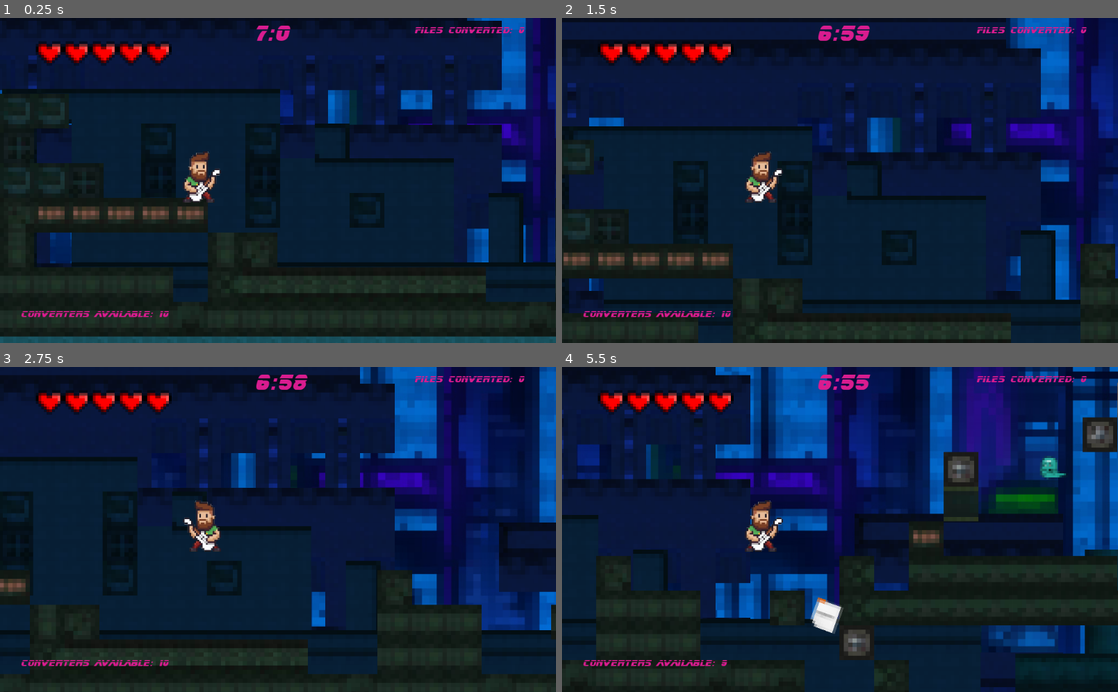
Above: before the commit, frames 1-4 (two rows, left to right).
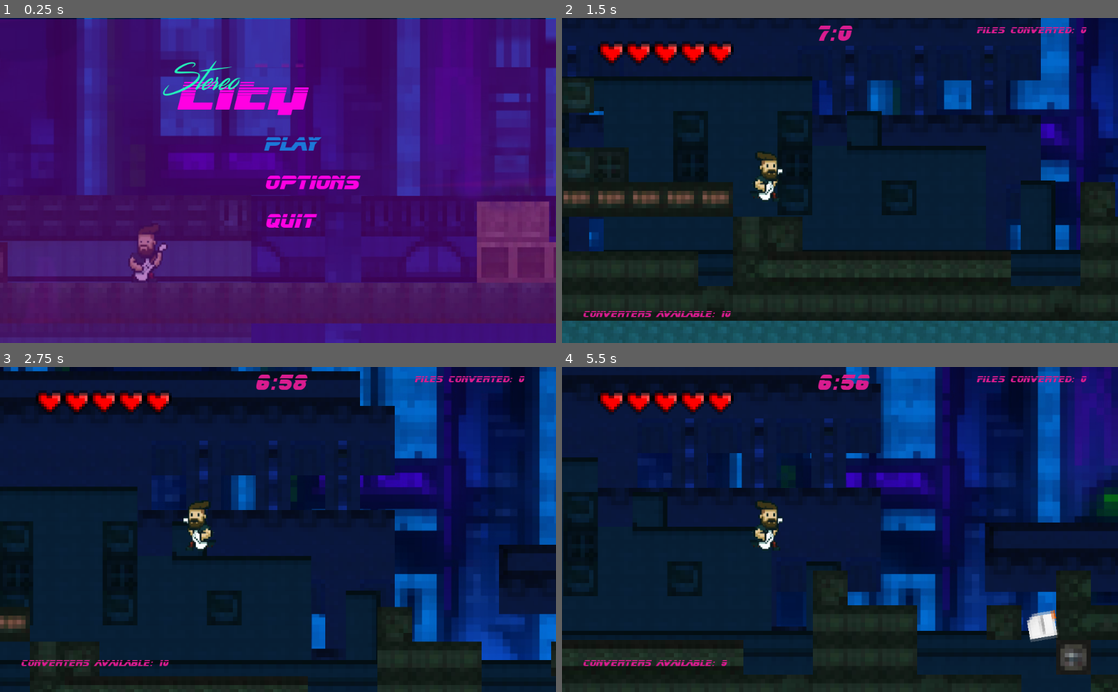
Above: after the commit, the same moments.

Repository: jsdev4/TDPV_PROG3__TP05
Game: Godot game, scene res://Mainmenu.tscn
The game is run twice, just before and just after one commit, with the same random seed, the same clock (stepped at 60 frames per second) and the same inputs. Before the commit the project starts from res://level0_demo.tscn.
Inputs:
- Up to frame 1 (0.25 s): no input
- Up to frame 2 (1.5 s): tap Enter (Confirm) at 0.5 s; hold Enter (Confirm) 0.53-1.28 s; hold Right (move_right) from 0.53 s (still down); tap Space (jump) at 0.77, 0.8, 1.07, 1.35 s
- Up to frame 3 (2.75 s): tap Space (jump) at 1.52, 1.82, 2.3 s; tap Enter (Confirm) at 1.55 s; release Right (move_right) at 2.03 s; hold Left (move_left) from 2.03 s (still down); hold Enter (Confirm) from 2.03 s (still down)
- Up to frame 4 (5.5 s): release Left (move_left) at 2.78 s; release Enter (Confirm) at 2.78 s; hold Right (move_right) 2.78-4.28 s; tap Ctrl (fire) at 2.85 s; tap Space (jump) at 3.02, 3.32, 3.77, 3.8, 4.07, 4.35, 4.52, 4.82, 5.3 s; tap Enter (Confirm) at 3.05, 4.55 s; hold Enter (Confirm) 3.53-4.28 s; hold Left (move_left) 4.28-5.03 s; hold Right (move_right) from 5.03 s (still down); hold Enter (Confirm) from 5.03 s (still down)

The runs differ from the first frame. In frame 1, 100% of the frame differs, in the area x 0-100%, y 0-100%; in frame 2, 36%; in frame 3, 22%; in frame 4, 52%.

Commit message:
Added Music
Added the music and the rest of sound effects

Diff:
--- /dev/null
+++ b/TDPV_PROG3_GIL_FARELLO_JUAN_CARLOS_TPFINAL/Mainmenu.tscn
@@ -0,0 +1,96 @@
+[gd_scene load_steps=13 format=2]
+
+[ext_resource path="res://Scripts/MainMenu/mainmenu_script.gd" type="Script" id=1]
+[ext_resource path="res://Assets/Images/bakcground_main_menu.jpg" type="Texture" id=2]
+[ext_resource path="res://Assets/Images/background_for_pause.png" type="Texture" id=3]
+[ext_resource path="res://Assets/Fonts/turbochargehalfital.ttf" type="DynamicFontData" id=4]
+[ext_resource path="res://Assets/Fonts/Streamster.ttf" type="DynamicFontData" id=5]
+[ext_resource path="res://Assets/Fonts/BLADRMF_.TTF" type="DynamicFontData" id=6]
+[ext_resource path="res://Assets/Music/109_-_Abuse_-_DOS_-_Music_8.ogg" type="AudioStream" id=7]
+
+[sub_resource type="DynamicFont" id=1]
+size = 90
+font_data = ExtResource( 4 )
+
+[sub_resource type="DynamicFont" id=2]
+size = 60
+font_data = ExtResource( 5 )
+
+[sub_resource type="DynamicFont" id=3]
+size = 36
+font_data = ExtResource( 6 )
+
+[sub_resource type="DynamicFont" id=4]
+size = 36
+font_data = ExtResource( 6 )
+
+[sub_resource type="DynamicFont" id=5]
+size = 36
+font_data = ExtResource( 6 )
+
+[node name="Node2D" type="Node2D"]
+script = ExtResource( 1 )
+
+[node name="Sprite" type="Sprite" parent="."]
+
+[node name="bakcground_main_menu" type="Sprite" parent="Sprite"]
+position = Vector2( 509.945, 300.856 )
+scale = Vector2( 0.753625, 0.782618 )
+texture = ExtResource( 2 )
+
+[node name="Sprite2" type="Sprite" parent="Sprite"]
+modulate = Color( 1, 0, 0.843137, 1 )
+self_modulate = Color( 1, 0, 0.843137, 1 )
+position = Vector2( 510.715, 305.023 )
+scale = Vector2( 4.02853, 2.36661 )
+texture = ExtResource( 3 )
+
+[node name="GameTitle02" type="Label" parent="."]
+margin_left = 323.444
+margin_top = 102.805
+margin_right = 568.444
+margin_bottom = 239.805
+custom_fonts/font = SubResource( 1 )
+custom_colors/font_color = Color( 1, 0, 0.890196, 1 )
+text = "City"
+
+[node name="GameTitle" type="Label" parent="."]
+margin_left = 304.474
+margin_top = 65.069
+margin_right = 589.474
+margin_bottom = 237.069
+custom_fonts/font = SubResource( 2 )
+custom_colors/font_color = Color( 0.141176, 0.972549, 0.737255, 1 )
+text = "Stereo"
+
+[node name="Play" type="Label" parent="."]
+margin_left = 485.298
+margin_top = 212.877
+margin_right = 660.298
+margin_bottom = 275.878
+custom_fonts/font = SubResource( 3 )
+custom_colors/font_color = Color( 1, 0, 0.890196, 1 )
+text = "Play"
+
+[node name="Options" type="Label" parent="."]
+margin_left = 487.797
+margin_top = 283.884
+margin_right = 662.797
+margin_bottom = 337.884
+custom_fonts/font = SubResource( 4 )
+custom_colors/font_color = Color( 1, 0, 0.890196, 1 )
+text = "Options"
+
+[node name="Quit" type="Label" parent="."]
+margin_left = 488.555
+margin_top = 354.935
+margin_right = 580.555
+margin_bottom = 395.935
+custom_fonts/font = SubResource( 5 )
+custom_colors/font_color = Color( 1, 0, 0.890196, 1 )
+text = "Quit"
+
+[node name="AudioStreamPlayer" type="AudioStreamPlayer" parent="."]
+stream = ExtResource( 7 )
+volume_db = -5.0
+autoplay = true
--- a/TDPV_PROG3_GIL_FARELLO_JUAN_CARLOS_TPFINAL/Player.tscn
+++ b/TDPV_PROG3_GIL_FARELLO_JUAN_CARLOS_TPFINAL/Player.tscn
@@ -1,16 +1,17 @@
-[gd_scene load_steps=16 format=2]
+[gd_scene load_steps=20 format=2]
 
 [ext_resource path="res://Shaders/player_hitted.shader" type="Shader" id=1]
 [ext_resource path="res://Scripts/Player/Player.gd" type="Script" id=2]
 [ext_resource path="res://FileConverters/FileConverters.tscn" type="PackedScene" id=3]
-[ext_resource path="res://Assets/Images/dummy_for_test.png" type="Texture" id=4]
-[ext_resource path="res://Assets/Images/file_converter0.png" type="Texture" id=5]
-[ext_resource path="res://Assets/Sound/pla_step2.wav" type="AudioStream" id=6]
-[ext_resource path="res://Assets/Sound/gun_idle1.wav" type="AudioStream" id=7]
-[ext_resource path="res://Assets/Sound/wep_noammo.wav" type="AudioStream" id=8]
-[ext_resource path="res://Assets/Sound/pla_jump1.wav" type="AudioStream" id=9]
-[ext_resource path="res://Assets/Sound/pla_step1.wav" type="AudioStream" id=10]
-[ext_resource path="res://Assets/Sound/tnk_pain.wav" type="AudioStream" id=11]
+[ext_resource path="res://GUI/Lifes.tscn" type="PackedScene" id=4]
+[ext_resource path="res://Assets/Images/dummy_for_test.png" type="Texture" id=5]
+[ext_resource path="res://Assets/Images/file_converter0.png" type="Texture" id=6]
+[ext_resource path="res://Assets/Sound/pla_step2.wav" type="AudioStream" id=7]
+[ext_resource path="res://Assets/Sound/gun_idle1.wav" type="AudioStream" id=8]
+[ext_resource path="res://Assets/Sound/wep_noammo.wav" type="AudioStream" id=9]
+[ext_resource path="res://Assets/Sound/pla_jump1.wav" type="AudioStream" id=10]
+[ext_resource path="res://Assets/Sound/pla_step1.wav" type="AudioStream" id=11]
+[ext_resource path="res://Assets/Sound/tnk_pain.wav" type="AudioStream" id=12]
 
 [sub_resource type="ShaderMaterial" id=1]
 shader = ExtResource( 1 )
@@ -44,6 +45,56 @@
 scale = 0.2
 scale_random = 0.66
 
+[sub_resource type="Animation" id=5]
+resource_name = "Idle"
+length = 1.2
+loop = true
+tracks/0/type = "value"
+tracks/0/path = NodePath("Sprite:frame")
+tracks/0/interp = 1
+tracks/0/loop_wrap = true
+tracks/0/imported = false
+tracks/0/enabled = true
+tracks/0/keys = {
+"times": PoolRealArray( 0, 0.3, 0.5, 0.8 ),
+"transitions": PoolRealArray( 1, 1, 1, 1 ),
+"update": 1,
+"values": [ 0, 1, 2, 3 ]
+}
+
+[sub_resource type="Animation" id=6]
+resource_name = "Jumping"
+length = 0.3
+loop = true
+tracks/0/type = "value"
+tracks/0/path = NodePath("Sprite:frame")
+tracks/0/interp = 1
+tracks/0/loop_wrap = true
+tracks/0/imported = false
+tracks/0/enabled = true
+tracks/0/keys = {
+"times": PoolRealArray( 0 ),
+"transitions": PoolRealArray( 1 ),
+"update": 1,
+"values": [ 8 ]
+}
+
+[sub_resource type="Animation" id=7]
+length = 0.5
+loop = true
+tracks/0/type = "value"
+tracks/0/path = NodePath("Sprite:frame")
+tracks/0/interp = 1
+tracks/0/loop_wrap = true
+tracks/0/imported = false
+tracks/0/enabled = true
+tracks/0/keys = {
+"times": PoolRealArray( 0, 0.1, 0.3 ),
+"transitions": PoolRealArray( 1, 1, 1 ),
+"update": 1,
+"values": [ 5, 6, 7 ]
+}
+
 [node name="Player" type="KinematicBody2D" groups=[
 "Player",
 ]]
@@ -52,21 +103,25 @@
 script = ExtResource( 2 )
 GRAVITY = 250.0
 WALK_FORCE = 150.0
-WALK_MIN_SPEED = 150.0
-WALK_MAX_SPEED = 230.0
+WALK_MIN_SPEED = 100.0
+WALK_MAX_SPEED = 350.0
 JUMP_SPEED = 300.0
 JUMP_MAX_AIRBORNE_TIME = 0.5
 file_converter = ExtResource( 3 )
+lifes_to_show = ExtResource( 4 )
+
+[node name="Camera2D" type="Camera2D" parent="."]
+position = Vector2( 153.657, 20.0422 )
+current = true
 
 [node name="Sprite" type="Sprite" parent="."]
 material = SubResource( 2 )
 position = Vector2( 13.5623, 13.9138 )
 scale = Vector2( 0.319704, 0.327428 )
-texture = ExtResource( 4 )
-
-[node name="Camera2D" type="Camera2D" parent="."]
-position = Vector2( 153.657, 20.0422 )
-current = true
+texture = ExtResource( 5 )
+vframes = 3
+hframes = 4
+frame = 6
 
 [node name="Position2D" type="Position2D" parent="."]
 position = Vector2( 71.447, -8.29916 )
@@ -88,25 +143,30 @@
 randomness = 1.0
 draw_order = 1
 process_material = SubResource( 4 )
-texture = ExtResource( 5 )
+texture = ExtResource( 6 )
 
 [node name="AudioStreamPlayer" type="AudioStreamPlayer" parent="."]
-stream = ExtResource( 6 )
+stream = ExtResource( 7 )
 
 [node name="FireSound" type="AudioStreamPlayer" parent="."]
-stream = ExtResource( 7 )
+stream = ExtResource( 8 )
 
 [node name="NoFireSound" type="AudioStreamPlayer" parent="."]
-stream = ExtResource( 8 )
+stream = ExtResource( 9 )
 
 [node name="JumpSound" type="AudioStreamPlayer" parent="."]
-stream = ExtResource( 9 )
+stream = ExtResource( 10 )
 
 [node name="OnGroundStep" type="AudioStreamPlayer" parent="."]
-stream = ExtResource( 10 )
+stream = ExtResource( 11 )
 
 [node name="Hitted" type="AudioStreamPlayer" parent="."]
-stream = ExtResource( 11 )
+stream = ExtResource( 12 )
 
 [node name="Listener" type="Listener" parent="."]
 current = true
+
+[node name="AnimationPlayer" type="AnimationPlayer" parent="."]
+anims/Idle = SubResource( 5 )
+anims/Jumping = SubResource( 6 )
+anims/Running = SubResource( 7 )
--- a/TDPV_PROG3_GIL_FARELLO_JUAN_CARLOS_TPFINAL/Scripts/MainAndNavigation/main_script.gd
+++ b/TDPV_PROG3_GIL_FARELLO_JUAN_CARLOS_TPFINAL/Scripts/MainAndNavigation/main_script.gd
@@ -37,7 +37,7 @@
 				get_tree().get_nodes_in_group("MenuLabel")[1].add_color_override("font_color", Color(0.85,0.11,0.56,1))
 	if  finished==true:
 		if Input.is_action_pressed("ConfirmChangeScene"):
-				pass
+				get_tree().change_scene("res://Mainmenu.tscn")
 			#from here connects another scene
 	if is_outatime==false&&finished==false:
 
@@ -66,7 +66,7 @@
 			if option2==1:
 				get_tree().get_nodes_in_group("MenuLabel")[1].add_color_override("font_color", Color(0.11,0.47,0.85,1))
 				if Input.is_action_pressed("Confirm"):
-					pass
+					get_tree().change_scene("res://Mainmenu.tscn")
 				#from here back to main menu#
 				if Input.is_action_pressed("menuUP"):
 					option2=0
--- /dev/null
+++ b/TDPV_PROG3_GIL_FARELLO_JUAN_CARLOS_TPFINAL/Scripts/MainMenu/mainmenu_script.gd
@@ -0,0 +1,48 @@
+extends Node
+
+var option
+var timer
+func _ready():
+	option=0
+	timer=0
+
+func _process(delta):
+	timer+=delta
+	if option==0:
+		get_node("Play").add_color_override("font_color", Color(0.11,0.47,0.85,1))
+		if Input.is_action_pressed("menuDown"):
+			pass
+		if Input.is_action_just_released("menuDown"):
+			option=1
+			timer=0
+			get_node("Play").add_color_override("font_color", Color(0.85,0.11,0.56,1))
+	if option==1:
+		get_node("Options").add_color_override("font_color", Color(0.11,0.47,0.85,1))
+		if Input.is_action_pressed("menuUP"):
+			pass
+		if Input.is_action_just_released("menuUP"):
+			option=0
+			get_node("Options").add_color_override("font_color", Color(0.85,0.11,0.56,1))
+		if Input.is_action_pressed("menuDown"):
+			pass
+		if Input.is_action_just_released("menuDown")&&timer>0.2:
+			option=2
+			timer+=delta
+			get_node("Options").add_color_override("font_color", Color(0.85,0.11,0.56,1))
+
+	if option==2:
+		get_node("Quit").add_color_override("font_color", Color(0.11,0.47,0.85,1))
+		if Input.is_action_pressed("menuUP"):
+			pass
+		if Input.is_action_just_released("menuUP"):
+			option=1
+			get_node("Quit").add_color_override("font_color", Color(0.85,0.11,0.56,1))
+func _input(event):
+	if option==0:
+		if event.is_action_pressed("Confirm"):
+			get_tree().change_scene("res://level0_demo.tscn")
+	if option==1:
+		pass
+	if option==2:
+		if event.is_action_pressed("Confirm"):
+			get_tree().quit()
--- a/TDPV_PROG3_GIL_FARELLO_JUAN_CARLOS_TPFINAL/Scripts/Player/Player.gd
+++ b/TDPV_PROG3_GIL_FARELLO_JUAN_CARLOS_TPFINAL/Scripts/Player/Player.gd
@@ -31,6 +31,8 @@
 var play_jump_sound
 var play_walking_sound
 var can_play_walking_sound
+
+
 func _ready():
 	flipped.y=0
 	can_fire=true
@@ -41,6 +43,7 @@
 	timer_for_can_fire=0
 	files_converted=0
 	emit_signal("draw")
+
 	files_availables_to_show=connect("number_of_files",get_node("../GUI/FilesAvailable"),"decrease_files_available")
 	files_availables_to_show_reload=connect("number_of_files_increase",get_node("../GUI/FilesAvailable"),"increase_files_available")
 
@@ -57,29 +60,27 @@
 	var walk_right = Input.is_action_pressed("move_right")
 	var jump = Input.is_action_just_pressed("jump")
 	var fire=Input.is_action_just_released("fire")
-#	var animation
 	var sprite
+	var animation
 	var stop = true
-	#var material=get_node("Sprite").get_material()
-
+	sprite= get_node("Sprite")
+	animation=get_node("AnimationPlayer")
 	if hitted==true:
 		$Particles2D.emitting=true
-
 	if hitted==false:
 		$Particles2D.emitting=false
 
 	if lifes==0:
 		restart=get_tree().reload_current_scene()
-#	animation=get_node("AnimationPlayer")
-	sprite= get_node("Sprite")
+
 
 	if (walk_left):
 		stop = false
 		flipped.x=-10
 		sprite.flip_h=true
 		can_play_walking_sound=true
-		#if(animation.is_playing()&&stop==false):
-		#		animation.play("Running")
+		if(animation.is_playing()&&stop==false):
+			animation.play("Running")
 		if (velocity.x <= WALK_MIN_SPEED and velocity.x > -WALK_MAX_SPEED):
 			force.x -= WALK_FORCE
 	elif (walk_right):
@@ -89,8 +90,8 @@
 		can_play_walking_sound=true
 		if (velocity.x >= -WALK_MIN_SPEED and velocity.x < WALK_MAX_SPEED):
 			force.x += WALK_FORCE
-			#if(animation.is_playing()&&stop==false):
-			#	animation.play("Running")
+			if(animation.is_playing()&&stop==false):
+				animation.play("Running")
 
 	if (stop):
 		var vsign = sign(velocity.x)
@@ -100,8 +101,7 @@
 			vlen = 0
 		velocity.x = vlen*vsign
 		can_play_walking_sound=false
-		#animation.play("Idle")
-	#material.set_shader_param("received_color",color_to_change)
+		animation.play("Idle")
 
 	if can_fire==true&&files_availables>0:
 		if fire&&sprite.flip_h==false:
@@ -141,7 +141,8 @@
 	get_node("Sprite").update()
 	velocity += force*delta
 	velocity = move_and_slide(velocity, Vector2(0, -1))
-	if is_on_floor():
+	if is_on_floor()&&walk_left||is_on_floor()&&walk_right:
+		animation.play("Running")
 		if can_play_walking_sound==true:
 			play_walking_sound+=delta
 			if play_walking_sound>0.3:
@@ -151,11 +152,13 @@
 			$OnGroundStep.play()
 			play_jump_sound=false
 		on_air_time = 0
-	#else:
-	#	animation.play("jumping")
+	elif is_on_floor()&&stop:
+		animation.play("Idle")
+	else:
+		animation.play("Jumping")
 	if jumping and velocity.y > 0:
 		jumping = false
-
+		animation.play("Jumping")
 	if (on_air_time < JUMP_MAX_AIRBORNE_TIME and jump and not jumping):
 		velocity.y = -JUMP_SPEED
 		$JumpSound.play()
--- a/TDPV_PROG3_GIL_FARELLO_JUAN_CARLOS_TPFINAL/level0_demo.tscn
+++ b/TDPV_PROG3_GIL_FARELLO_JUAN_CARLOS_TPFINAL/level0_demo.tscn
@@ -17,11 +17,10 @@
 [ext_resource path="res://CorruptedFiles/WavFiles.tscn" type="PackedScene" id=15]
 [ext_resource path="res://CorruptedFiles/AIFFfiles.tscn" type="PackedScene" id=16]
 [ext_resource path="res://Player.tscn" type="PackedScene" id=17]
-[ext_resource path="res://GUI/Lifes.tscn" type="PackedScene" id=18]
-[ext_resource path="res://FileConverters/Reloader.tscn" type="PackedScene" id=19]
-[ext_resource path="res://FileConverters/LifeUp.tscn" type="PackedScene" id=20]
-[ext_resource path="res://Assets/Music/10 - the reaction.ogg" type="AudioStream" id=21]
-[ext_resource path="res://Assets/Music/04_-_MegaRace_-_DOS_-_Skyholder.ogg" type="AudioStream" id=22]
+[ext_resource path="res://FileConverters/Reloader.tscn" type="PackedScene" id=18]
+[ext_resource path="res://FileConverters/LifeUp.tscn" type="PackedScene" id=19]
+[ext_resource path="res://Assets/Music/10 - the reaction.ogg" type="AudioStream" id=20]
+[ext_resource path="res://Assets/Music/103_-_Abuse_-_DOS_-_Music_2.ogg" type="AudioStream" id=21]
 
 [sub_resource type="ShaderMaterial" id=1]
 shader = ExtResource( 3 )
@@ -477,7 +476,6 @@
 script = ExtResource( 12 )
 
 [node name="CorruptedFiles" type="Node2D" parent="."]
-editor/display_folded = true
 position = Vector2( 1090.45, -148.77 )
 
 [node name="Files" type="Path2D" parent="CorruptedFiles"]
@@ -608,7 +606,6 @@
 rotate = false
 
 [node name="Files16" type="Path2D" parent="CorruptedFiles"]
-editor/display_folded = true
 curve = SubResource( 38 )
 
 [node name="AIFFfiles" parent="CorruptedFiles/Files16" instance=ExtResource( 16 )]
@@ -624,52 +621,50 @@
 rotate = false
 
 [node name="Player" parent="." instance=ExtResource( 17 )]
-lifes_to_show = ExtResource( 18 )
 
 [node name="CollectableItems" type="Node2D" parent="."]
-editor/display_folded = true
-
-[node name="Reloader" parent="CollectableItems" instance=ExtResource( 19 )]
+
+[node name="Reloader" parent="CollectableItems" instance=ExtResource( 18 )]
 position = Vector2( 2120.32, -33.9804 )
 scale = Vector2( 0.5, 0.5 )
 
-[node name="Reloader2" parent="CollectableItems" instance=ExtResource( 19 )]
+[node name="Reloader2" parent="CollectableItems" instance=ExtResource( 18 )]
 position = Vector2( 3358.6, 21.9418 )
 scale = Vector2( 0.5, 0.5 )
 
-[node name="Reloader3" parent="CollectableItems" instance=ExtResource( 19 )]
+[node name="Reloader3" parent="CollectableItems" instance=ExtResource( 18 )]
 position = Vector2( 4924.42, 345.492 )
 scale = Vector2( 0.5, 0.5 )
 
-[node name="Reloader4" parent="CollectableItems" instance=ExtResource( 19 )]
+[node name="Reloader4" parent="CollectableItems" instance=ExtResource( 18 )]
 position = Vector2( 5575.51, -301.608 )
 scale = Vector2( 0.5, 0.5 )
 
-[node name="Reloader5" parent="CollectableItems" instance=ExtResource( 19 )]
+[node name="Reloader5" parent="CollectableItems" instance=ExtResource( 18 )]
 position = Vector2( 6494.24, 337.503 )
 scale = Vector2( 0.5, 0.5 )
 
-[node name="Reloader6" parent="CollectableItems" instance=ExtResource( 19 )]
+[node name="Reloader6" parent="CollectableItems" instance=ExtResource( 18 )]
 position = Vector2( 8367.63, -173.786 )
 scale = Vector2( 0.5, 0.5 )
 
-[node name="Reloader7" parent="CollectableItems" instance=ExtResource( 19 )]
+[node name="Reloader7" parent="CollectableItems" instance=ExtResource( 18 )]
 position = Vector2( 10452.7, -109.875 )
 scale = Vector2( 0.5, 0.5 )
 
-[node name="Reloader8" parent="CollectableItems" instance=ExtResource( 19 )]
+[node name="Reloader8" parent="CollectableItems" instance=ExtResource( 18 )]
 position = Vector2( 12102.4, 81.8586 )
 scale = Vector2( 0.5, 0.5 )
 
-[node name="LifeUp" parent="CollectableItems" instance=ExtResource( 20 )]
+[node name="LifeUp" parent="CollectableItems" instance=ExtResource( 19 )]
 position = Vector2( 5840.56, -434.278 )
 scale = Vector2( 0.5, 0.5 )
 
-[node name="LifeUp2" parent="CollectableItems" instance=ExtResource( 20 )]
-position = Vector2( 9019.17, -19.4811 )
-scale = Vector2( 0.5, 0.5 )
-
-[node name="LifeUp3" parent="CollectableItems" instance=ExtResource( 20 )]
+[node name="LifeUp2" parent="CollectableItems" instance=ExtResource( 19 )]
+position = Vector2( 9858.95, 21.6268 )
+scale = Vector2( 0.5, 0.5 )
+
+[node name="LifeUp3" parent="CollectableItems" instance=ExtResource( 19 )]
 position = Vector2( 11729.4, 77.4927 )
 scale = Vector2( 0.5, 0.5 )
 
@@ -680,12 +675,12 @@
 position = Vector2( 697.347, 400.282 )
 
 [node name="AudioStreamPlayer" type="AudioStreamPlayer" parent="."]
-stream = ExtResource( 21 )
+stream = ExtResource( 20 )
 volume_db = -15.0
 autoplay = true
 
 [node name="AudioStreamPlayer2" type="AudioStreamPlayer" parent="."]
-stream = ExtResource( 22 )
+stream = ExtResource( 21 )
 volume_db = -5.0
 autoplay = true
 [connection signal="body_entered" from="Water/Area2D" to="Water/Area2D" method="_on_Area2D_body_entered"]
--- a/TDPV_PROG3_GIL_FARELLO_JUAN_CARLOS_TPFINAL/project.godot
+++ b/TDPV_PROG3_GIL_FARELLO_JUAN_CARLOS_TPFINAL/project.godot
@@ -16,7 +16,7 @@
 [application]
 
 config/name="TDPV_PROG3_GIL_FARELLO_JUAN_CARLOS_TPFINAL"
-run/main_scene="res://level0_demo.tscn"
+run/main_scene="res://Mainmenu.tscn"
 run/low_processor_mode=true
 config/icon="res://icon.png"
 
Binary file added: TDPV_PROG3_GIL_FARELLO_JUAN_CARLOS_TPFINAL/Assets/Images/bakcground_main_menu.jpg
Not shown, changed: TDPV_PROG3_GIL_FARELLO_JUAN_CARLOS_TPFINAL/Assets/Images/bakcground_main_menu.jpg.import
Binary file changed: TDPV_PROG3_GIL_FARELLO_JUAN_CARLOS_TPFINAL/Assets/Images/dummy_for_test.png
Not shown, added: TDPV_PROG3_GIL_FARELLO_JUAN_CARLOS_TPFINAL/Assets/Music/103_-_Abuse_-_DOS_-_Music_2.ogg.import
Not shown, added: TDPV_PROG3_GIL_FARELLO_JUAN_CARLOS_TPFINAL/Assets/Music/109_-_Abuse_-_DOS_-_Music_8.ogg.import
Not shown, changed: TDPV_PROG3_GIL_FARELLO_JUAN_CARLOS_TPFINAL/ListedThings.txt
Not shown: 1 places in TDPV_PROG3_GIL_FARELLO_JUAN_CARLOS_TPFINAL/level0_demo.tscn that only renumber resources
Not shown, added: TDPV_PROG3_GIL_FARELLO_JUAN_CARLOS_TPFINAL/Assets/Images/dummy_for_test.psd
Not shown, added: TDPV_PROG3_GIL_FARELLO_JUAN_CARLOS_TPFINAL/Assets/Music/103_-_Abuse_-_DOS_-_Music_2.ogg
Not shown, added: TDPV_PROG3_GIL_FARELLO_JUAN_CARLOS_TPFINAL/Assets/Music/109_-_Abuse_-_DOS_-_Music_8.ogg
